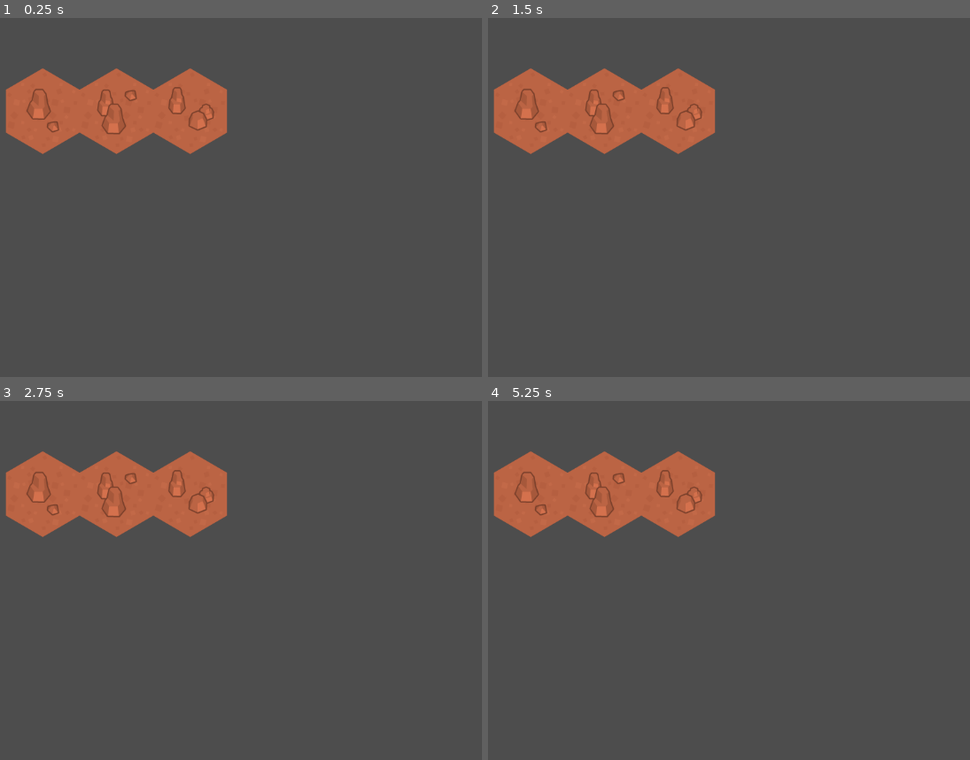
Above: before the commit, frames 1-4 (two rows, left to right).
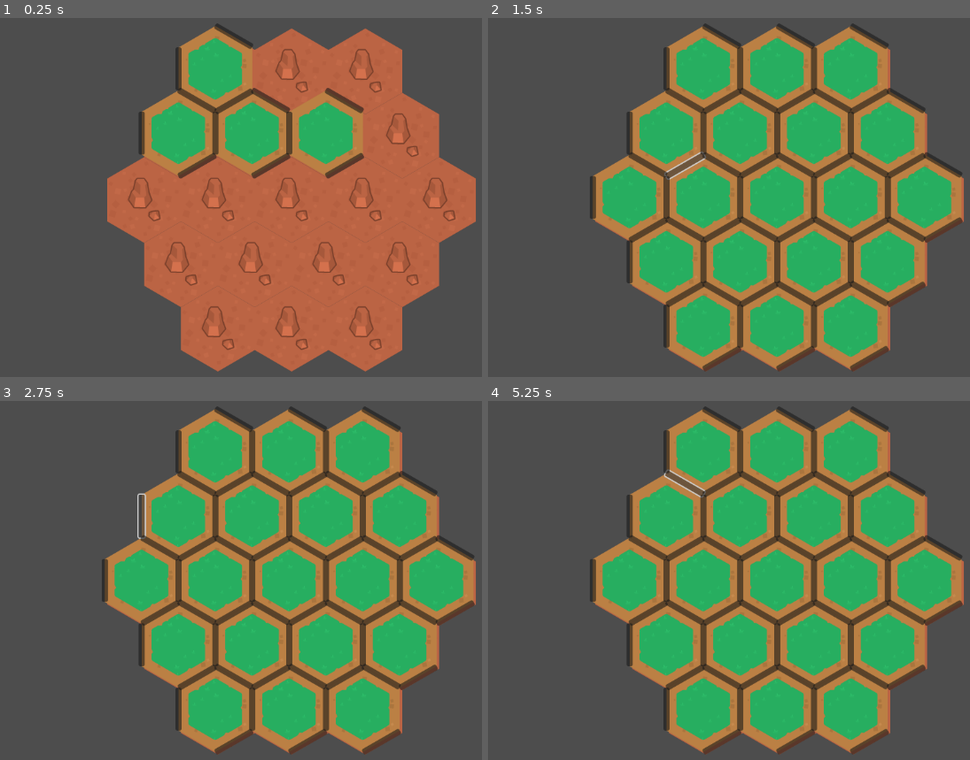
Above: after the commit, the same moments.

Repository: justAbhi77/GodotHexagon
Game: Godot game, scene res://Scenes/world.tscn
The game is run twice, just before and just after one commit, with the same random seed, the same clock (stepped at 60 frames per second) and the same inputs.
Inputs (mouse positions are in pixels of both pictures, inside the frame that each line leads up to):
- Up to frame 1 (0.25 s): no input
- Up to frame 2 (1.5 s): click (685, 100) at 0.52 s; click (685, 165) at 1.27 s
- Up to frame 3 (2.75 s): click (139, 515) at 2.02 s
- Up to frame 4 (5.25 s): click (685, 483) at 2.77 s; click (685, 548) at 3.52 s; click (627, 515) at 4.27 s; click (685, 483) at 5.02 s

The runs differ from the first frame. In frame 1, 58% of the frame differs, in the area x 1-99%, y 1-99%; in frame 2, 59%; in frame 3, 59%; in frame 4, 59%.
Error before the commit: Cannot call method 'get_custom_data' on a null value. (res://Scripts/tilemap.gd:11)

Commit message:
Custom Tile spawning and button click signals.

Diff:
--- /dev/null
+++ b/Scenes/CustTile.tscn
@@ -0,0 +1,35 @@
+[gd_scene load_steps=3 format=3 uid="uid://c5kgqd3mew43r"]
+
+[ext_resource type="Script" path="res://Scripts/CustTile.gd" id="1_clnbo"]
+[ext_resource type="Texture2D" uid="uid://uostimyr6sty" path="res://Images/Tiles/Grassland/Grassland.png" id="1_dam02"]
+
+[node name="CustTile" type="Node2D"]
+script = ExtResource("1_clnbo")
+
+[node name="Sprite2D" type="Sprite2D" parent="."]
+position = Vector2(60, 70)
+texture = ExtResource("1_dam02")
+
+[node name="Edge1" type="Button" parent="Sprite2D"]
+z_index = 1
+offset_left = 2.0
+offset_top = -75.0
+offset_right = 72.0
+offset_bottom = -65.0
+rotation = 0.523599
+
+[node name="Edge3" type="Button" parent="Sprite2D"]
+z_index = 1
+offset_left = 63.0
+offset_top = 40.0
+offset_right = 133.0
+offset_bottom = 50.0
+rotation = 2.61799
+
+[node name="Edge5" type="Button" parent="Sprite2D"]
+z_index = 1
+offset_left = -55.0
+offset_top = -35.0
+offset_right = 15.0
+offset_bottom = -25.0
+rotation = 1.5708
--- /dev/null
+++ b/Scenes/UI.gd
@@ -0,0 +1,26 @@
+extends Node2D
+
+class_name UI
+
+@onready var _TileAsset: = preload("res://Scenes/CustTile.tscn")
+@onready var _Tilemap:TileMap = get_node("/root/World/TileMap")
+
+func _ready():
+	position = _Tilemap.position
+
+	var grid = _Tilemap.get_used_cells(0)
+	for i in grid:
+		var tile: = _TileAsset.instantiate()
+		add_child(tile)
+		tile.position = _Tilemap.map_to_local(i)
+		tile.position -= Vector2(64,74)
+		await get_tree().create_timer(0.05).timeout
+
+	#for child in get_children():
+		#child.position = _Tilemap.map_to_local(Vector2i(0,1))
+		#child.position -= Vector2(64,74)
+
+func _on_button_pressed():
+	var global_mouse_pos: Vector2 = get_viewport().get_mouse_position()
+	var pos_clicked: Vector2i = _Tilemap.local_to_map(global_mouse_pos)
+	print("Mouse Clicked on UI at pos ", pos_clicked)
--- a/Scenes/world.tscn
+++ b/Scenes/world.tscn
@@ -13,7 +13,7 @@
 [ext_resource type="Texture2D" uid="uid://ccm0qtdgapprd" path="res://Images/Tiles/Forest/Forest_2.png" id="9_8ep7d"]
 [ext_resource type="Texture2D" uid="uid://db4pql1jied5q" path="res://Images/Tiles/Forest/Forest_3.png" id="10_d801q"]
 [ext_resource type="Texture2D" uid="uid://bu8bbnlq4b8nn" path="res://Images/Tiles/Forest/Forest_4.png" id="11_78yw5"]
-[ext_resource type="Script" path="res://Scripts/tilemap.gd" id="12_7vrvo"]
+[ext_resource type="Script" path="res://Scenes/UI.gd" id="15_4ydss"]
 
 [sub_resource type="TileSetAtlasSource" id="TileSetAtlasSource_m7aye"]
 texture = ExtResource("1_ofiew")
@@ -95,7 +95,21 @@
 [node name="World" type="Node2D"]
 
 [node name="TileMap" type="TileMap" parent="."]
+position = Vector2(225, 40)
 tile_set = SubResource("TileSet_kpmoj")
 format = 2
-layer_0/tile_data = PackedInt32Array(65536, 1, 0, 65537, 2, 0, 65538, 3, 0)
-script = ExtResource("12_7vrvo")
+layer_0/tile_data = PackedInt32Array(65536, 1, 0, 65537, 2, 0, 65538, 3, 0, 1, 1, 0, 2, 1, 0, 131072, 1, 0, 131073, 1, 0, 131074, 1, 0, 65539, 1, 0, 131075, 1, 0, 131076, 1, 0, 3, 1, 0, 196608, 1, 0, 196609, 1, 0, 196610, 1, 0, 196611, 1, 0, 262145, 1, 0, 262146, 1, 0, 262147, 1, 0)
+
+[node name="CanvasLayer" type="CanvasLayer" parent="."]
+
+[node name="UI" type="Control" parent="CanvasLayer"]
+layout_mode = 3
+anchors_preset = 15
+anchor_right = 1.0
+anchor_bottom = 1.0
+grow_horizontal = 2
+grow_vertical = 2
+mouse_filter = 2
+
+[node name="Tiles" type="Node2D" parent="CanvasLayer/UI"]
+script = ExtResource("15_4ydss")
--- /dev/null
+++ b/Scripts/CustTile.gd
@@ -0,0 +1,21 @@
+extends Node2D
+
+class_name  CustTile
+
+@export var type:Enums.TileType = Enums.TileType.MaxDefault
+
+var Quantity: int = 0
+
+@export var Resources:Enums.TileResources = Enums.TileResources.NIL
+
+@onready var Edge1 = $Sprite2D/Edge1
+@onready var Edge3 = $Sprite2D/Edge3
+@onready var Edge5 = $Sprite2D/Edge5
+
+func _ready():
+	Edge1.pressed.connect(_ButtonPressed.bind(1))
+	Edge3.pressed.connect(_ButtonPressed.bind(3))
+	Edge5.pressed.connect(_ButtonPressed.bind(5))
+
+func _ButtonPressed(index:int):
+	print(index)
--- /dev/null
+++ b/Scripts/Enums.gd
@@ -0,0 +1,13 @@
+class_name Enums
+
+enum TileType {
+	Desert,
+	Brick,
+	Forest,
+	Mountains,
+	Farm,
+	GrassLand,
+	MaxDefault
+}
+
+enum TileResources { NIL, Bricks, Wood, Stone, Wheat, Sheep}
--- a/Scripts/tilemap.gd
+++ b/Scripts/tilemap.gd
@@ -2,21 +2,29 @@
 
 class_name tilemap
 
-func _input(_event):
+func cstm_input(_event):
 	if _event is InputEventMouseButton and _event.button_index == MOUSE_BUTTON_LEFT and _event.is_pressed():
+		var _debug_message: String = ""
 		var global_mouse_pos: Vector2 = _event.position
 		var pos_clicked := local_to_map(to_local(global_mouse_pos))
-		print("Mouse Clicked at pos ", pos_clicked)
+		_debug_message = "Mouse Clicked in World at pos " + str(pos_clicked)
 		var tile_data := get_cell_tile_data(0, pos_clicked)
-		var local_data: testdataClass = tile_data.get_custom_data("LocalData")
-		var custom_data: testdataClass = tile_data.get_custom_data("CustomClass")
+		var local_data: testdataClass
+		var custom_data: testdataClass
+
+		if tile_data:
+			local_data = tile_data.get_custom_data("LocalData")
+			custom_data = tile_data.get_custom_data("CustomClass")
+
 		if local_data:
-			print("Found local data at ", pos_clicked, " which is ", local_data._to_string())
+			_debug_message = _debug_message + "Found local data at " + str(pos_clicked) + " which is "+ local_data._to_string()
 			local_data.change_value(local_data.vartestdata + 1, local_data.testsmth + Vector2.ONE)
 			tile_data.set_custom_data("LocalData", local_data)
 		else:
 			if custom_data:
-				print("Found custom data at ", pos_clicked, " which is ", custom_data._to_string())
+				_debug_message = _debug_message + "Found custom data at "+ str(pos_clicked) + " which is "+                      custom_data._to_string()
 				var newtestdataClass: testdataClass = testdataClass.new()
 				newtestdataClass.copy_from_obj(custom_data)
 				tile_data.set_custom_data("LocalData", newtestdataClass)
+
+		print(_debug_message)
Not shown, added: Scenes/Cus3AEF.tmp
Not shown, added: Scenes/CusBFCE.tmp
